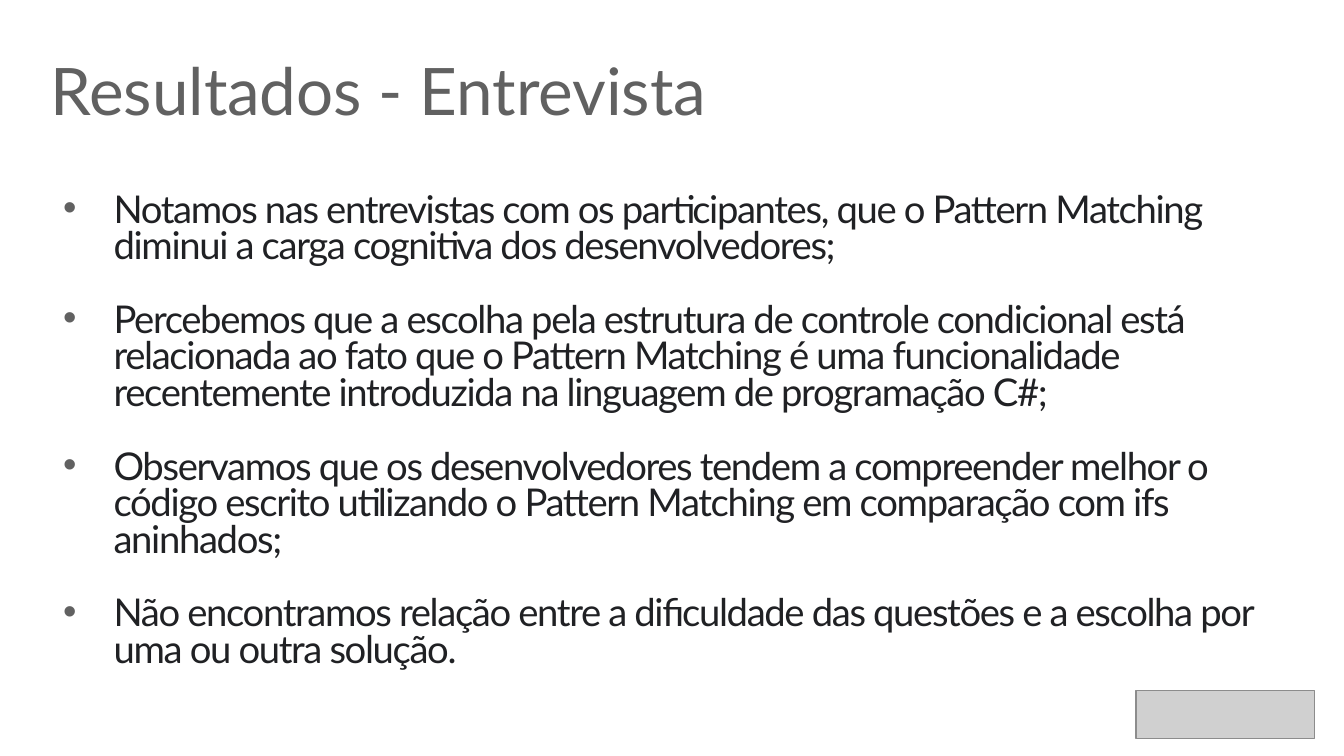
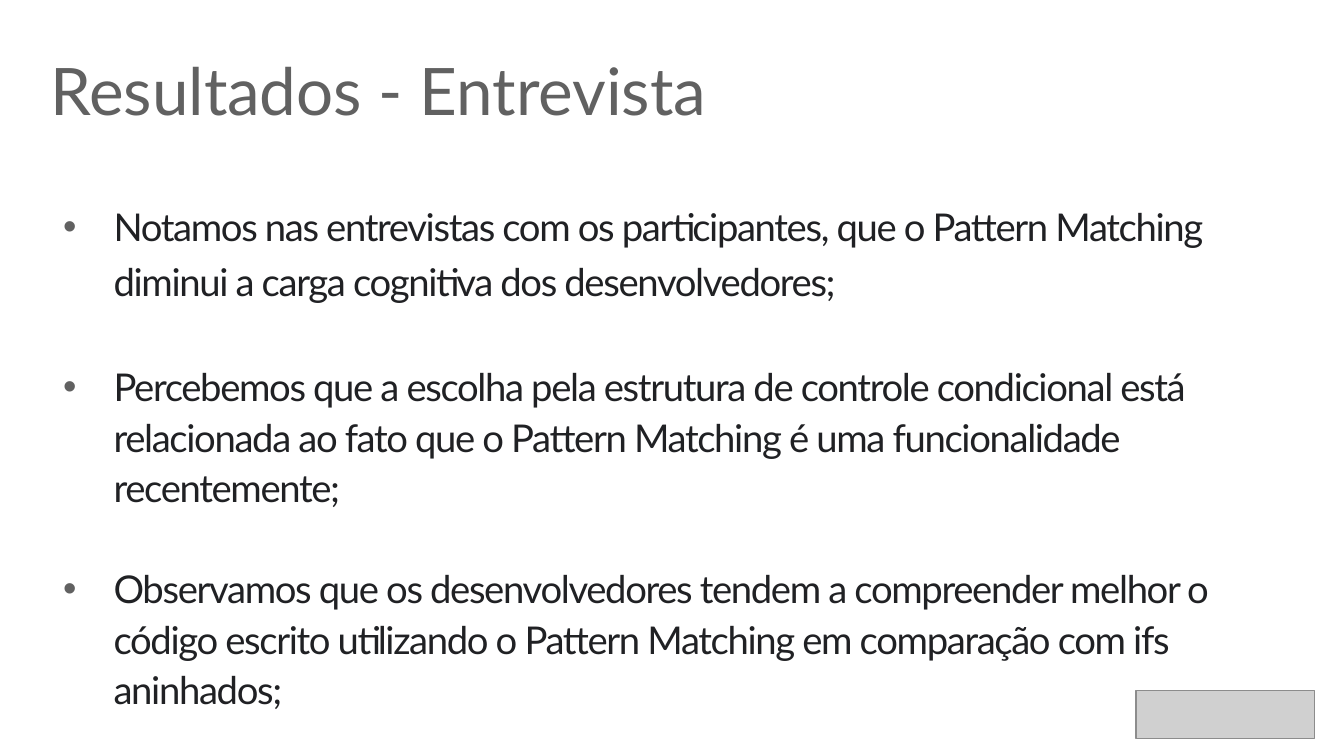
Before and after one commit to rafaelcruz-net/pattern-matching, a slide deck: slide 43 of Apresentacao_Defesa.pptx (slide 38 before the commit). Drawn at 1344x756 pixels with LibreOffice and Linux fonts; fonts in the diff are those of the drawing; grey boxes stand for pictures. Boxes give left, top, right and bottom in pixels: in the first picture for what was removed or moved away, otherwise in the second. Text is boxed around its words. In the diff, an @@ line names an element or a change of style, - is before the commit and + after.

```diff
--- a/Apresentacao_Defesa.pptx
+++ b/Apresentacao_Defesa.pptx
@@ text at (114, 213, 1209, 661): line spacing 0.8 to 1.2; line spacing 0.8 to 1.1 @@
@@ text at (114, 373, 1185, 507): text changed @@
-• Percebemos que a escolha pela estrutura de controle condicional está relacionada ao fato que o Pattern Matching é uma funcionalidade recentemente introduzida na linguagem de programação C#;
+• Percebemos que a escolha pela estrutura de controle condicional está relacionada ao fato que o Pattern Matching é uma funcionalidade recentemente;
@@ text at (114, 598, 1254, 670): paragraph removed @@
-• Não encontramos relação entre a dificuldade das questões e a escolha por uma ou outra solução.
```
Also in this commit, not shown: 13 other slides changed, 5 slides added, 9 other files.
